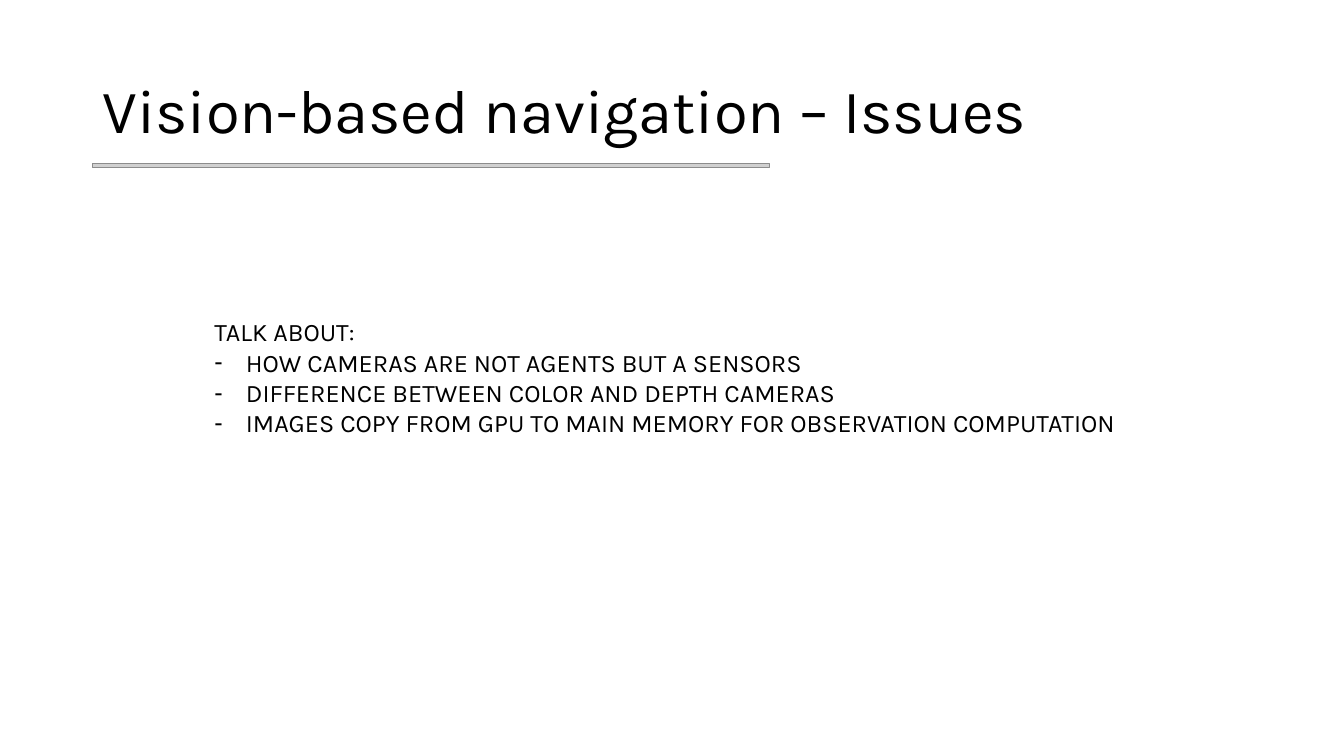
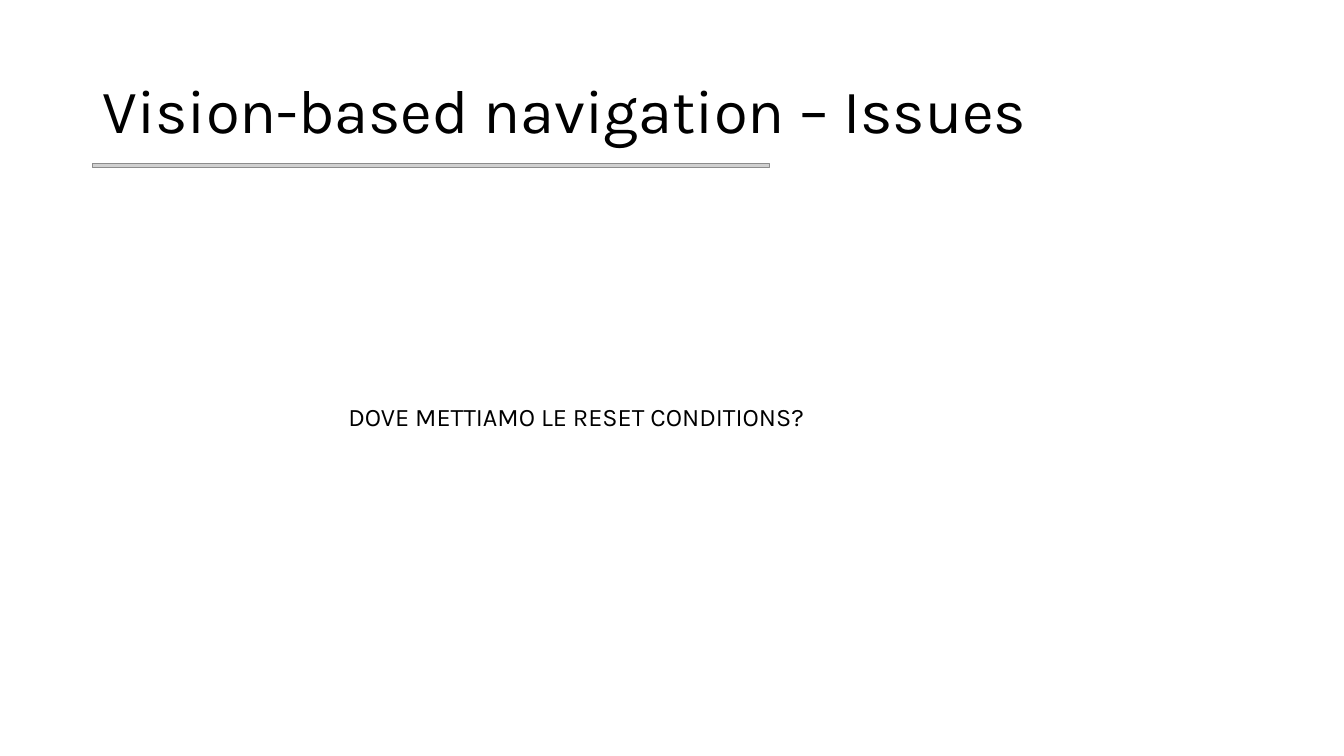
Before and after one commit to mettz/cps-project, a slide deck: slide 15 of docs/Slides.pptx. Drawn at 1344x756 pixels with LibreOffice and Linux fonts; fonts in the diff are those of the drawing; grey boxes stand for pictures. Boxes give left, top, right and bottom in pixels: in the first picture for what was removed or moved away, otherwise in the second. Text is boxed around its words. In the diff, an @@ line names an element or a change of style, - is before the commit and + after.

```diff
--- a/docs/Slides.pptx
+++ b/docs/Slides.pptx
@@ text at (348, 410, 803, 427): text changed @@
-TALK ABOUT:
-– HOW CAMERAS ARE NOT AGENTS BUT A SENSORS
-– DIFFERENCE BETWEEN COLOR AND DEPTH CAMERAS
-– IMAGES COPY FROM GPU TO MAIN MEMORY FOR OBSERVATION COMPUTATION
+DOVE METTIAMO LE RESET CONDITIONS?
```
Also in this commit, not shown: 5 other slides changed.
